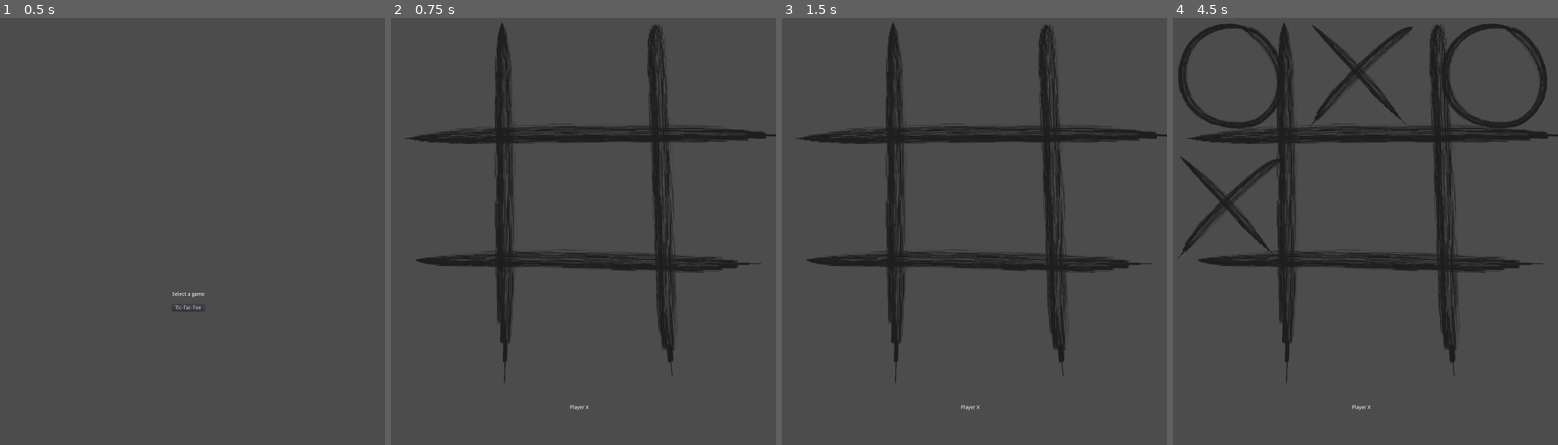
Above: before the commit, frames 1-4 (left to right).
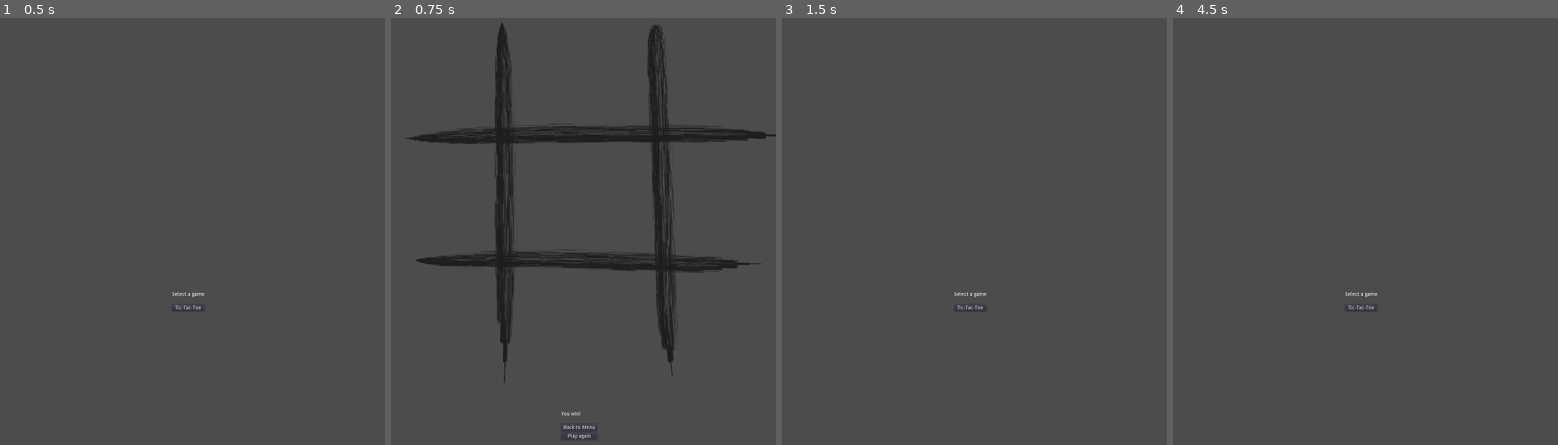
Above: after the commit, the same moments.

Repository: kuma-gee/dualist
Game: Godot game, scene res://scenes/Main.tscn
Same seed, same stepped clock (60 frames per second), same inputs: the game is played once before the commit and once after it.
Inputs (mouse positions are in pixels of both pictures, inside the frame that each line leads up to):
- Up to frame 1 (0.5 s): no input
- Up to frame 2 (0.75 s): click "Tic-Tac-Toe" at 0.5 s
- Up to frame 3 (1.5 s): click (970, 427) at 1.25 s, where only the run after the commit has a clickable "Back to Menu"
- Up to frame 4 (4.5 s): click (1230, 77) at 2.02 s; click (1361, 77) at 2.77 s; click (1492, 77) at 3.52 s; click (1230, 205) at 4.27 s

Frame 1 is identical in both runs. In frame 2, 0.1% of the frame differs, in the area x 44-53%, y 90-99%; in frame 3, 9.8%; in frame 4, 14%, in the area x 1-100%, y 1-92%.
Error after the commit: Attempt to call function 'hide' in base 'null instance' on a null instance. (res://games/tic-tac-toe/TicTacToe.gd:40)

Commit message:
feat: add retry + back menu buttons

Diff:
--- a/games/tic-tac-toe/TicTacToe.gd
+++ b/games/tic-tac-toe/TicTacToe.gd
@@ -12,21 +12,35 @@
 export var player_x_texture: Texture
 export var player_o_texture: Texture
 
+export var player_turn_label_path: NodePath
+onready var player_turn_label: Label = get_node(player_turn_label_path)
+
+export var winning_label_path: NodePath
+onready var winning_label: Label = get_node(winning_label_path)
+
+export var retry_button_path: NodePath
+onready var retry_button: Control = get_node(retry_button_path)
+
 onready var grid := $VBoxContainer/MarginContainer/GridContainer
 onready var grid_values := $GridValues
-onready var player_turn_label := $VBoxContainer/CenterContainer/VBoxContainer/PlayerTurn
-onready var winning_label := $VBoxContainer/CenterContainer/VBoxContainer/Winning
 
-var current_player = Player.X
+var current_player: int = -1
 
 func _ready():
+	_create_new_game()
+
+func _create_new_game():
+	for child in grid.get_children():
+		grid.remove_child(child)
+
 	for _i in range(0, FIELD_COUNT):
 		var field_btn = FIELD_BUTTON.instance()
 		grid.add_child(field_btn)
 
+	retry_button.hide()
+	winning_label.hide()
 	_toggle_player_turn()
 	grid_values.load_grid()
-
 
 func _get_grid_item_by_index_vector(vec: Vector2) -> TextureButton:
 	var grid_index = vec.x * COLUMNS + vec.y
@@ -46,16 +60,16 @@
 			var grid_item = _get_grid_item_by_index_vector(item)
 			grid_item.modulate = Color.red
 
-		winning_label.text = "You win"
+		winning_label.show()
+		retry_button.show()
 
 	_toggle_player_turn()
 
 func _toggle_player_turn():
-	var is_player_X = current_player == Player.X
-	current_player = Player.O if is_player_X else Player.X
+	current_player = Player.O if current_player == Player.X else Player.X
 	grid_values.fill_value = current_player
 
-	var player_name = "X" if is_player_X else "O"
+	var player_name = "X" if current_player == Player.X else "O"
 	player_turn_label.text = "Player %s" % player_name
 
 
@@ -68,3 +82,11 @@
 	if current_player == Player.X:
 		return player_x_texture
 	return player_o_texture
+
+
+func _on_Retry_pressed():
+	_create_new_game()
+
+
+func _on_BackMenu_pressed():
+	SceneManager.to_main_menu()
--- a/games/tic-tac-toe/TicTacToe.tscn
+++ b/games/tic-tac-toe/TicTacToe.tscn
@@ -15,6 +15,8 @@
 }
 player_x_texture = ExtResource( 3 )
 player_o_texture = ExtResource( 2 )
+player_turn_label_path = NodePath("VBoxContainer/CenterContainer/VBoxContainer2/VBoxContainer/PlayerTurn")
+winning_label_path = NodePath("VBoxContainer/CenterContainer/VBoxContainer2/VBoxContainer/Winning")
 
 [node name="GridValues" type="Node" parent="."]
 script = ExtResource( 5 )
@@ -52,20 +54,51 @@
 [node name="CenterContainer" type="CenterContainer" parent="VBoxContainer"]
 margin_top = 1084.0
 margin_right = 1080.0
-margin_bottom = 1116.0
+margin_bottom = 1180.0
 
-[node name="VBoxContainer" type="VBoxContainer" parent="VBoxContainer/CenterContainer"]
-margin_left = 540.0
-margin_right = 540.0
+[node name="VBoxContainer2" type="VBoxContainer" parent="VBoxContainer/CenterContainer"]
+margin_left = 490.0
+margin_right = 589.0
+margin_bottom = 96.0
+custom_constants/separation = 20
+
+[node name="VBoxContainer" type="VBoxContainer" parent="VBoxContainer/CenterContainer/VBoxContainer2"]
+margin_right = 53.0
 margin_bottom = 32.0
 size_flags_horizontal = 0
 alignment = 1
 
-[node name="PlayerTurn" type="Label" parent="VBoxContainer/CenterContainer/VBoxContainer"]
+[node name="PlayerTurn" type="Label" parent="VBoxContainer/CenterContainer/VBoxContainer2/VBoxContainer"]
+margin_right = 53.0
 margin_bottom = 14.0
+align = 1
 
-[node name="Winning" type="Label" parent="VBoxContainer/CenterContainer/VBoxContainer"]
+[node name="Winning" type="Label" parent="VBoxContainer/CenterContainer/VBoxContainer2/VBoxContainer"]
 margin_top = 18.0
+margin_right = 53.0
 margin_bottom = 32.0
+text = "You win!"
+align = 1
+
+[node name="VBoxContainer2" type="VBoxContainer" parent="VBoxContainer/CenterContainer/VBoxContainer2"]
+margin_top = 52.0
+margin_right = 99.0
+margin_bottom = 96.0
+__meta__ = {
+"_edit_use_anchors_": false
+}
+
+[node name="BackMenu" type="Button" parent="VBoxContainer/CenterContainer/VBoxContainer2/VBoxContainer2"]
+margin_right = 99.0
+margin_bottom = 20.0
+text = "Back to Menu"
+
+[node name="Retry" type="Button" parent="VBoxContainer/CenterContainer/VBoxContainer2/VBoxContainer2"]
+margin_top = 24.0
+margin_right = 99.0
+margin_bottom = 44.0
+text = "Play again"
 
 [connection signal="grid_changed" from="GridValues" to="." method="_on_GridValues_grid_changed"]
+[connection signal="pressed" from="VBoxContainer/CenterContainer/VBoxContainer2/VBoxContainer2/BackMenu" to="." method="_on_BackMenu_pressed"]
+[connection signal="pressed" from="VBoxContainer/CenterContainer/VBoxContainer2/VBoxContainer2/Retry" to="." method="_on_Retry_pressed"]
--- a/project.godot
+++ b/project.godot
@@ -30,6 +30,10 @@
 run/main_scene="res://scenes/Main.tscn"
 config/icon="res://icon.png"
 
+[autoload]
+
+SceneManager="*res://scenes/SceneManager.tscn"
+
 [display]
 
 window/size/width=1080
--- /dev/null
+++ b/scenes/SceneManager.gd
@@ -0,0 +1,6 @@
+extends Node
+
+export var main_scene: PackedScene
+
+func to_main_menu():
+	get_tree().change_scene_to(main_scene)
--- /dev/null
+++ b/scenes/SceneManager.tscn
@@ -0,0 +1,8 @@
+[gd_scene load_steps=3 format=2]
+
+[ext_resource path="res://scenes/SceneManager.gd" type="Script" id=1]
+[ext_resource path="res://scenes/Main.tscn" type="PackedScene" id=2]
+
+[node name="SceneManager" type="Node"]
+script = ExtResource( 1 )
+main_scene = ExtResource( 2 )
